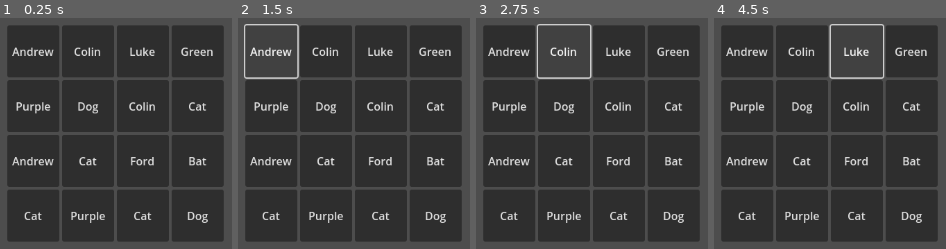
Above: before the commit, frames 1-4 (left to right).
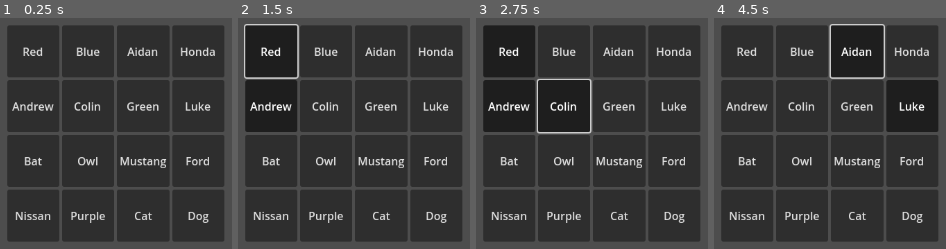
Above: after the commit, the same moments.

Repository: FrostyDog94/Connections
Game: Godot game, scene res://Scenes/main.tscn
Same seed, same stepped clock (60 frames per second), same inputs: the game is played once before the commit and once after it.
Inputs:
- Up to frame 1 (0.25 s): no input
- Up to frame 2 (1.5 s): click "Andrew" at 0.5 s; click "Andrew" (after the commit: "Red") at 1.25 s
- Up to frame 3 (2.75 s): click "Colin" at 2 s
- Up to frame 4 (4.5 s): click "Colin" (after the commit: "Blue") at 2.75 s; click "Luke" at 3.5 s; click "Luke" (after the commit: "Aidan") at 4.25 s

The runs differ from the first frame. In frame 1, 4.6% of the frame differs, in the area x 5-93%, y 12-89%; in frame 2, 9.1%; in frame 3, 6.2%; in frame 4, 9.4%, in the area x 5-97%, y 2-89%.

Commit message:
Organize tiles

Diff:
--- a/connections/Scenes/main.tscn
+++ b/connections/Scenes/main.tscn
@@ -1,6 +1,23 @@
-[gd_scene load_steps=2 format=3 uid="uid://cnaipyhylk2eb"]
+[gd_scene load_steps=5 format=3 uid="uid://cnaipyhylk2eb"]
 
 [ext_resource type="Script" path="res://Scripts/grid_container.gd" id="1_d0pk4"]
+[ext_resource type="Script" path="res://Scripts/tile.gd" id="2_yjb5w"]
+
+[sub_resource type="GDScript" id="GDScript_xvclo"]
+script/source = "extends Control
+
+
+# Called when the node enters the scene tree for the first time.
+func _ready() -> void:
+	pass # Replace with function body.
+
+
+# Called every frame. 'delta' is the elapsed time since the previous frame.
+func _process(delta: float) -> void:
+	pass
+"
+
+[sub_resource type="Theme" id="Theme_hhn3s"]
 
 [node name="Main" type="Control"]
 layout_mode = 3
@@ -9,6 +26,7 @@
 anchor_bottom = 1.0
 grow_horizontal = 2
 grow_vertical = 2
+script = SubResource("GDScript_xvclo")
 
 [node name="CenterContainer" type="CenterContainer" parent="."]
 layout_mode = 1
@@ -32,63 +50,144 @@
 [node name="Tile" type="Button" parent="CenterContainer/GridContainer"]
 custom_minimum_size = Vector2(75, 75)
 layout_mode = 2
+theme = SubResource("Theme_hhn3s")
+toggle_mode = true
+keep_pressed_outside = true
+script = ExtResource("2_yjb5w")
 
 [node name="Tile2" type="Button" parent="CenterContainer/GridContainer"]
 custom_minimum_size = Vector2(75, 75)
 layout_mode = 2
+theme = SubResource("Theme_hhn3s")
+toggle_mode = true
+keep_pressed_outside = true
+script = ExtResource("2_yjb5w")
 
 [node name="Tile3" type="Button" parent="CenterContainer/GridContainer"]
 custom_minimum_size = Vector2(75, 75)
 layout_mode = 2
+theme = SubResource("Theme_hhn3s")
+toggle_mode = true
+keep_pressed_outside = true
+script = ExtResource("2_yjb5w")
 
 [node name="Tile4" type="Button" parent="CenterContainer/GridContainer"]
 custom_minimum_size = Vector2(75, 75)
 layout_mode = 2
+theme = SubResource("Theme_hhn3s")
+toggle_mode = true
+keep_pressed_outside = true
+script = ExtResource("2_yjb5w")
 
 [node name="Tile5" type="Button" parent="CenterContainer/GridContainer"]
 custom_minimum_size = Vector2(75, 75)
 layout_mode = 2
+theme = SubResource("Theme_hhn3s")
+toggle_mode = true
+keep_pressed_outside = true
+script = ExtResource("2_yjb5w")
 
 [node name="Tile6" type="Button" parent="CenterContainer/GridContainer"]
 custom_minimum_size = Vector2(75, 75)
 layout_mode = 2
+theme = SubResource("Theme_hhn3s")
+toggle_mode = true
+keep_pressed_outside = true
+script = ExtResource("2_yjb5w")
 
 [node name="Tile7" type="Button" parent="CenterContainer/GridContainer"]
 custom_minimum_size = Vector2(75, 75)
 layout_mode = 2
+theme = SubResource("Theme_hhn3s")
+toggle_mode = true
+keep_pressed_outside = true
+script = ExtResource("2_yjb5w")
 
 [node name="Tile8" type="Button" parent="CenterContainer/GridContainer"]
 custom_minimum_size = Vector2(75, 75)
 layout_mode = 2
+theme = SubResource("Theme_hhn3s")
+toggle_mode = true
+keep_pressed_outside = true
+script = ExtResource("2_yjb5w")
 
 [node name="Tile9" type="Button" parent="CenterContainer/GridContainer"]
 custom_minimum_size = Vector2(75, 75)
 layout_mode = 2
+theme = SubResource("Theme_hhn3s")
+toggle_mode = true
+keep_pressed_outside = true
+script = ExtResource("2_yjb5w")
 
 [node name="Tile10" type="Button" parent="CenterContainer/GridContainer"]
 custom_minimum_size = Vector2(75, 75)
 layout_mode = 2
+theme = SubResource("Theme_hhn3s")
+toggle_mode = true
+keep_pressed_outside = true
+script = ExtResource("2_yjb5w")
 
 [node name="Tile11" type="Button" parent="CenterContainer/GridContainer"]
 custom_minimum_size = Vector2(75, 75)
 layout_mode = 2
+theme = SubResource("Theme_hhn3s")
+toggle_mode = true
+keep_pressed_outside = true
+script = ExtResource("2_yjb5w")
 
 [node name="Tile12" type="Button" parent="CenterContainer/GridContainer"]
 custom_minimum_size = Vector2(75, 75)
 layout_mode = 2
+theme = SubResource("Theme_hhn3s")
+toggle_mode = true
+keep_pressed_outside = true
+script = ExtResource("2_yjb5w")
 
 [node name="Tile13" type="Button" parent="CenterContainer/GridContainer"]
 custom_minimum_size = Vector2(75, 75)
 layout_mode = 2
+theme = SubResource("Theme_hhn3s")
+toggle_mode = true
+keep_pressed_outside = true
+script = ExtResource("2_yjb5w")
 
 [node name="Tile14" type="Button" parent="CenterContainer/GridContainer"]
 custom_minimum_size = Vector2(75, 75)
 layout_mode = 2
+theme = SubResource("Theme_hhn3s")
+toggle_mode = true
+keep_pressed_outside = true
+script = ExtResource("2_yjb5w")
 
 [node name="Tile15" type="Button" parent="CenterContainer/GridContainer"]
 custom_minimum_size = Vector2(75, 75)
 layout_mode = 2
+theme = SubResource("Theme_hhn3s")
+toggle_mode = true
+keep_pressed_outside = true
+script = ExtResource("2_yjb5w")
 
 [node name="Tile16" type="Button" parent="CenterContainer/GridContainer"]
 custom_minimum_size = Vector2(75, 75)
 layout_mode = 2
+theme = SubResource("Theme_hhn3s")
+toggle_mode = true
+keep_pressed_outside = true
+script = ExtResource("2_yjb5w")
+
+[connection signal="pressed" from="CenterContainer/GridContainer/Tile" to="CenterContainer/GridContainer/Tile" method="_on_pressed"]
+[connection signal="pressed" from="CenterContainer/GridContainer/Tile2" to="CenterContainer/GridContainer/Tile2" method="_on_pressed"]
+[connection signal="pressed" from="CenterContainer/GridContainer/Tile3" to="CenterContainer/GridContainer/Tile3" method="_on_pressed"]
+[connection signal="pressed" from="CenterContainer/GridContainer/Tile4" to="CenterContainer/GridContainer/Tile4" method="_on_pressed"]
+[connection signal="pressed" from="CenterContainer/GridContainer/Tile5" to="CenterContainer/GridContainer/Tile5" method="_on_pressed"]
+[connection signal="pressed" from="CenterContainer/GridContainer/Tile6" to="CenterContainer/GridContainer/Tile6" method="_on_pressed"]
+[connection signal="pressed" from="CenterContainer/GridContainer/Tile7" to="CenterContainer/GridContainer/Tile7" method="_on_pressed"]
+[connection signal="pressed" from="CenterContainer/GridContainer/Tile8" to="CenterContainer/GridContainer/Tile8" method="_on_pressed"]
+[connection signal="pressed" from="CenterContainer/GridContainer/Tile9" to="CenterContainer/GridContainer/Tile9" method="_on_pressed"]
+[connection signal="pressed" from="CenterContainer/GridContainer/Tile10" to="CenterContainer/GridContainer/Tile10" method="_on_pressed"]
+[connection signal="pressed" from="CenterContainer/GridContainer/Tile11" to="CenterContainer/GridContainer/Tile11" method="_on_pressed"]
+[connection signal="pressed" from="CenterContainer/GridContainer/Tile12" to="CenterContainer/GridContainer/Tile12" method="_on_pressed"]
+[connection signal="pressed" from="CenterContainer/GridContainer/Tile13" to="CenterContainer/GridContainer/Tile13" method="_on_pressed"]
+[connection signal="pressed" from="CenterContainer/GridContainer/Tile14" to="CenterContainer/GridContainer/Tile14" method="_on_pressed"]
+[connection signal="pressed" from="CenterContainer/GridContainer/Tile15" to="CenterContainer/GridContainer/Tile15" method="_on_pressed"]
+[connection signal="pressed" from="CenterContainer/GridContainer/Tile16" to="CenterContainer/GridContainer/Tile16" method="_on_pressed"]
--- a/connections/Scripts/Global.gd
+++ b/connections/Scripts/Global.gd
@@ -1,8 +1,10 @@
 extends Node
 
+var buttons_pressed = 0
+
 var list = [
-	["Andrew", "Aidan", "Colin", "Luke"],
-	["Blue", "Red", "Purple", "Green"],
-	["Honda", "Ford", "Mustang", "Nissan"],
-	["Dog", "Cat", "Bat", "Owl"]
+	tile.new("Andrew", "Brother"), tile.new("Aidan", "Brother"), tile.new("Colin", "Brother"), tile.new("Luke", "Brother"),
+	tile.new("Blue", "Color"), tile.new("Red", "Color"), tile.new("Purple", "Color"), tile.new("Green", "Color"),
+	tile.new("Honda", "Cars"), tile.new("Ford", "Cars"), tile.new("Mustang", "Cars"), tile.new("Nissan", "Cars"),
+	tile.new("Dog", "Animal"), tile.new("Cat", "Animal"), tile.new("Bat", "Animal"), tile.new("Owl", "Animal")
 ]
--- a/connections/Scripts/grid_container.gd
+++ b/connections/Scripts/grid_container.gd
@@ -1,16 +1,16 @@
 extends GridContainer
-var x = randi_range(0, 3)
-var y = randi_range(0, 3)
-
+var z = 0
 
 # Called when the node enters the scene tree for the first time.
 func _ready() -> void:
+	Global.list.shuffle()
+
 	for n in self.get_children():
-		n.text = Global.list[x][y]
+		n.text = Global.list[z].word
 
-		x = randi_range(0, 3)
-		y = randi_range(0, 3)
-
-# Called every frame. 'delta' is the elapsed time since the previous frame.
+		z += 1
 func _process(delta: float) -> void:
-	pass
+	if Global.buttons_pressed == 4:
+		for n in self.get_children():
+			n.button_pressed = false;
+		Global.buttons_pressed = 0
--- /dev/null
+++ b/connections/Scripts/tile.gd
@@ -0,0 +1,15 @@
+extends Button
+
+
+# Called when the node enters the scene tree for the first time.
+func _ready() -> void:
+	pass # Replace with function body.
+
+
+# Called every frame. 'delta' is the elapsed time since the previous frame.
+func _process(delta: float) -> void:
+	pass
+
+
+func _on_pressed() -> void:
+	Global.buttons_pressed += 1
--- /dev/null
+++ b/connections/Scripts/word.gd
@@ -0,0 +1,9 @@
+class_name tile extends Node
+
+var word : String
+var category : String
+var selected : bool
+
+func _init(wordx, categoryx):
+	self.word = wordx
+	self.category = categoryx
